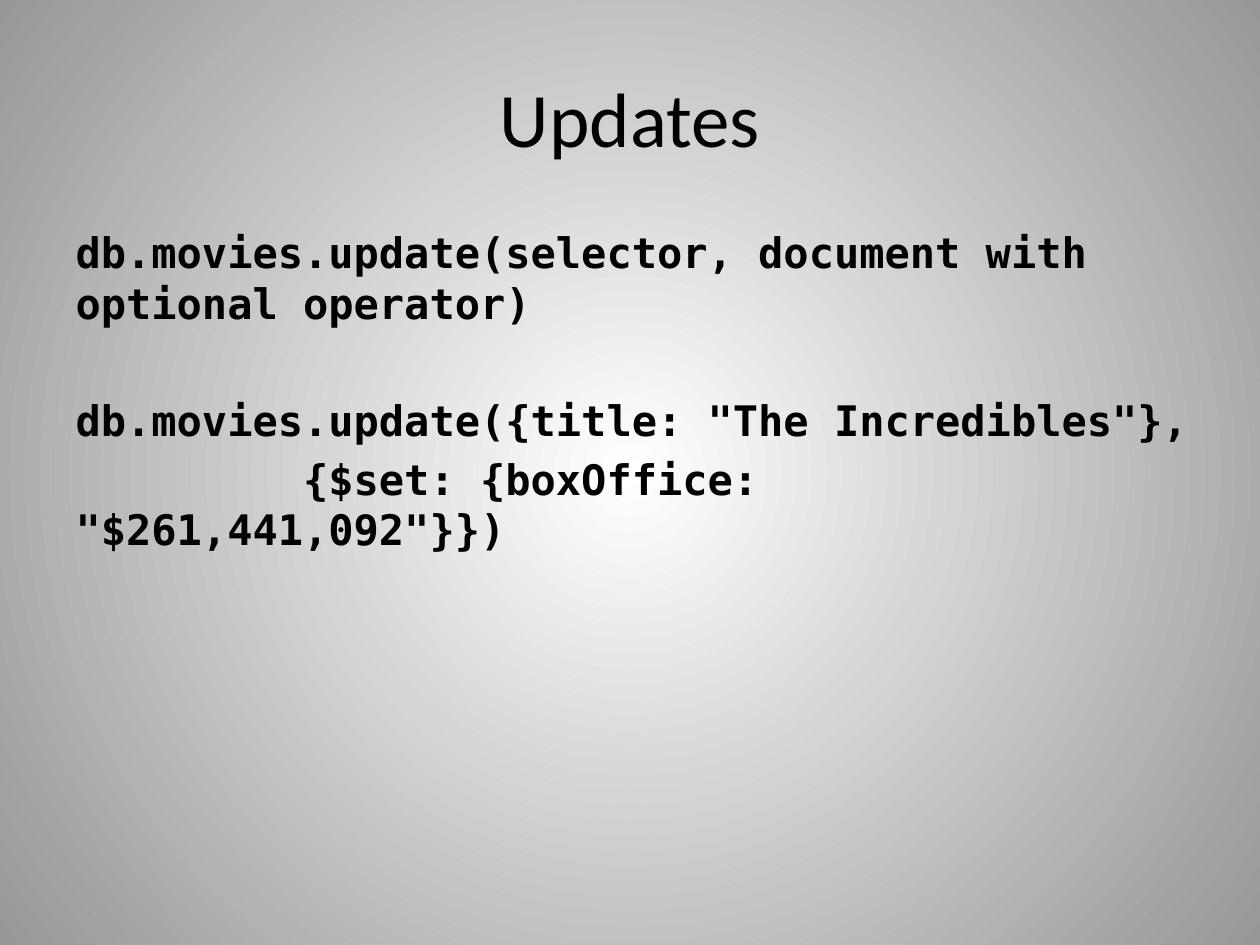
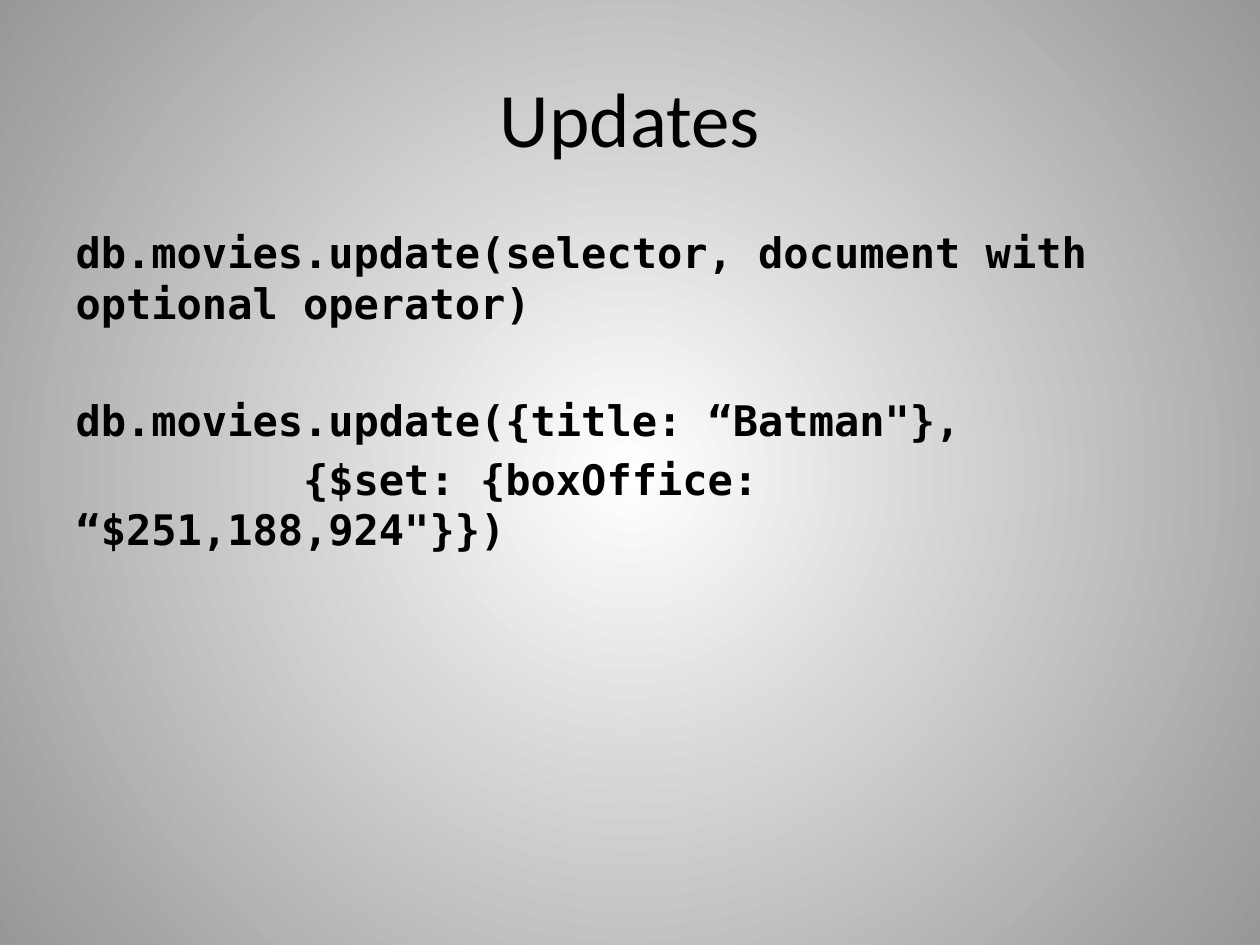
Before and after one commit to dvanvali/mongoDbPresentation, a slide deck: slide 22 of MongoDB.pptx. Drawn at 1260x945 pixels with LibreOffice and Linux fonts; fonts in the diff are those of the drawing. Boxes give left, top, right and bottom in pixels: in the first picture for what was removed or moved away, otherwise in the second. Text is boxed around its words. In the diff, an @@ line names an element or a change of style, - is before the commit and + after.

```diff
--- a/MongoDB.pptx
+++ b/MongoDB.pptx
@@ text at [76, 402, 961, 552]: text changed @@
-db.movies.update({title: "The Incredibles"},
-{$set: {boxOffice: "$261,441,092"}})
+db.movies.update({title: “Batman"},
+{$set: {boxOffice: “$251,188,924"}})
```
Also in this commit, not shown: 12 other slides changed, 1 other file.
